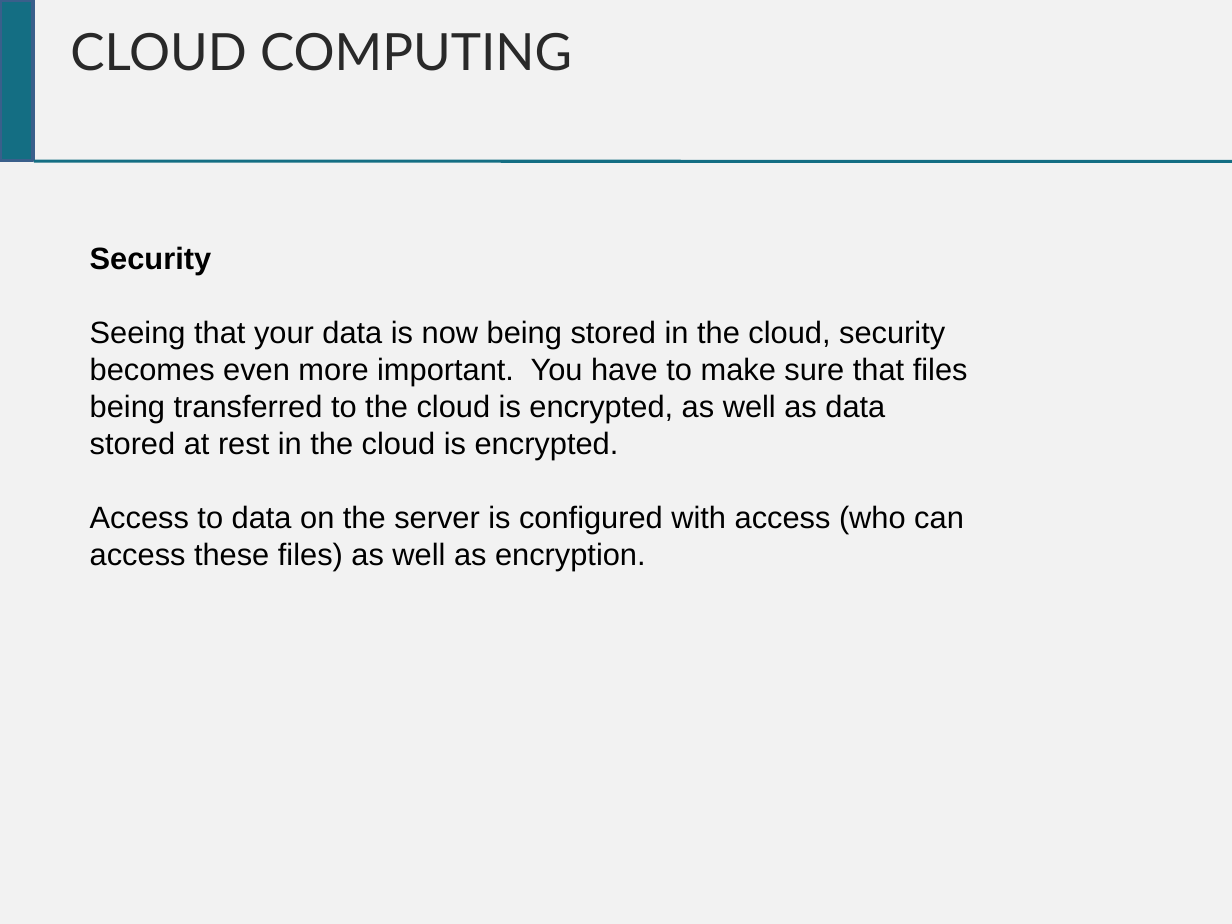
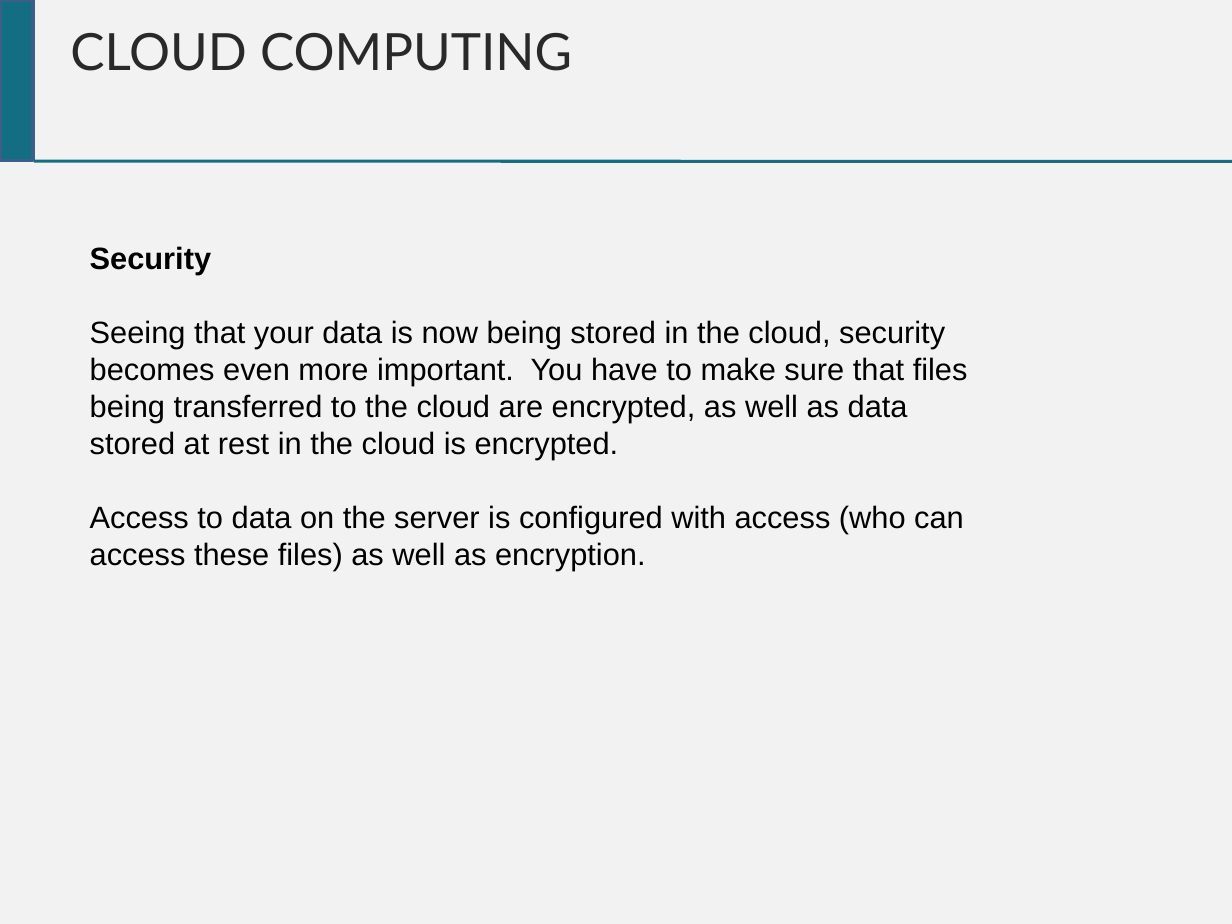
Before and after one commit to chrisgauthier742018/devopscourse, a slide deck: slide 33 of Dev Ops Course.pptx (slide 27 before the commit). Drawn at 1232x924 pixels with LibreOffice and Linux fonts; fonts in the diff are those of the drawing. Boxes give left, top, right and bottom in pixels: in the first picture for what was removed or moved away, otherwise in the second. Text is boxed around its words. In the diff, an @@ line names an element or a change of style, - is before the commit and + after.

```diff
--- a/Dev Ops Course.pptx
+++ b/Dev Ops Course.pptx
@@ text at bbox=[90, 320, 968, 460]: text changed @@
-Seeing that your data is now being stored in the cloud, security becomes even more important. You have to make sure that files being transferred to the cloud is encrypted, as well as data stored at rest in the cloud is encrypted.
+Seeing that your data is now being stored in the cloud, security becomes even more important. You have to make sure that files being transferred to the cloud are encrypted, as well as data stored at rest in the cloud is encrypted.
```
Also in this commit, not shown: 2 other slides changed, 7 slides added, 1 slide removed.
